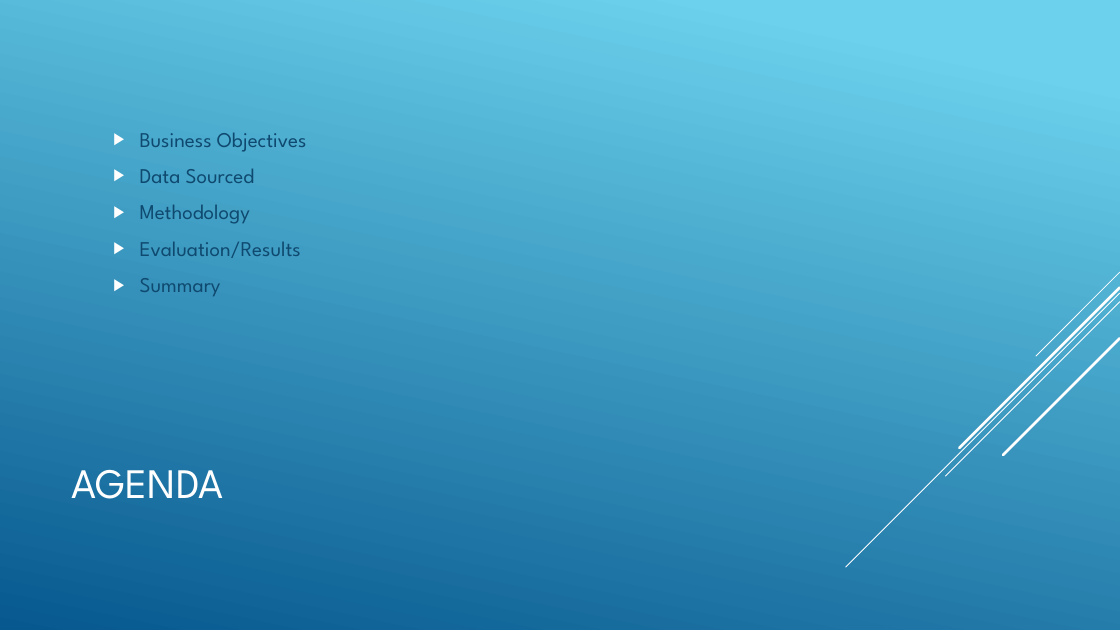
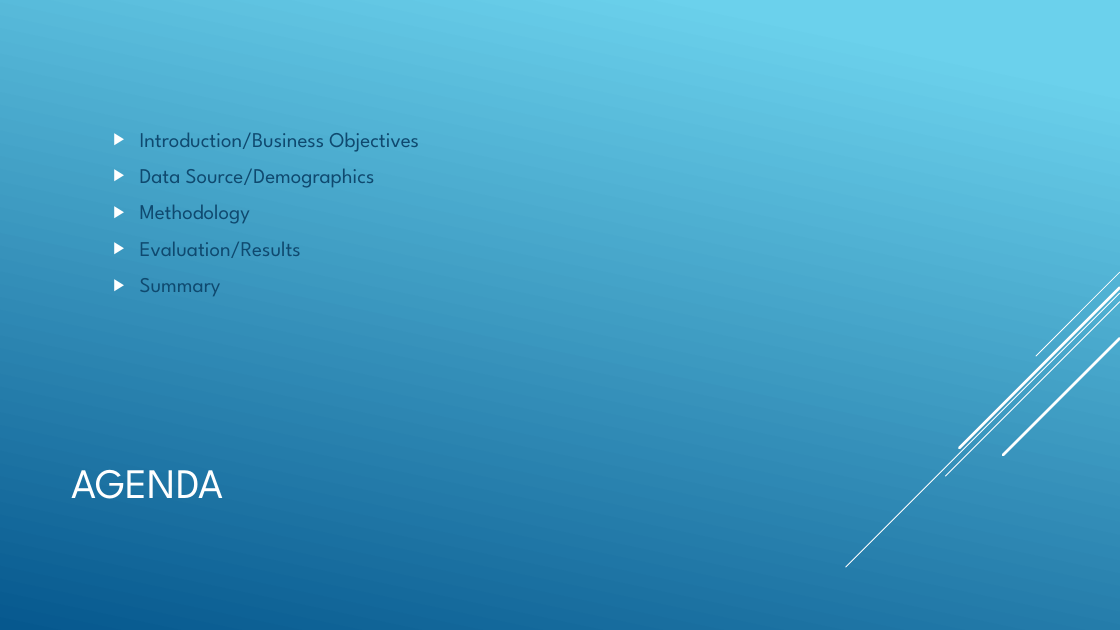
Before and after one commit to R-Chandna/MSDS6306_CaseStudy_2, a slide deck: slide 2 of Attrition_Case_Study_2_pptx_TAJAR_IP.pptx. Drawn at 1120x630 pixels with LibreOffice and Linux fonts; fonts in the diff are those of the drawing. Boxes give left, top, right and bottom in pixels: in the first picture for what was removed or moved away, otherwise in the second. Text is boxed around its words. In the diff, an @@ line names an element or a change of style, - is before the commit and + after.

```diff
--- a/Attrition_Case_Study_2_pptx_TAJAR_IP.pptx
+++ b/Attrition_Case_Study_2_pptx_TAJAR_IP.pptx
@@ text at box(140, 132, 419, 188): text changed @@
-  ▶ Business Objectives
-  ▶ Data Sourced
+  ▶ Introduction/Business Objectives
+  ▶ Data Source/Demographics
```
Also in this commit, not shown: 6 other slides changed, 3 slides added, 2 slides removed, 3 other files.
